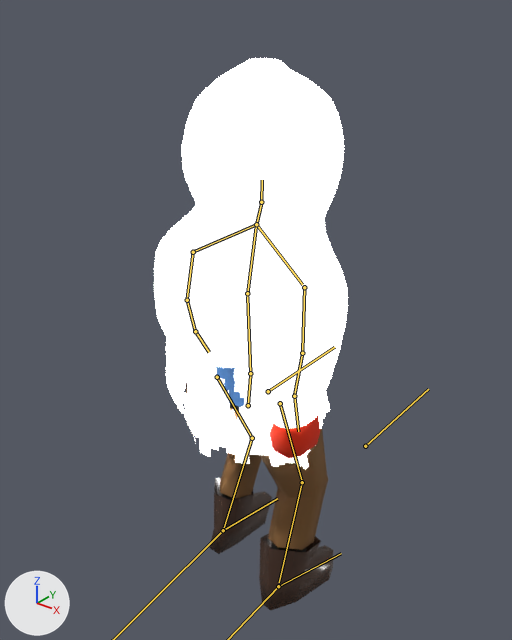
Before and after pictures for a commit that changed the glTF model imports/v1.gltf.
The view is the same before and after, from a 50 mm camera at (1.98, -2.27, 3.14) aimed at (-0.05, 0.27, 1.56). Every picture has the same lights, and +X, +Y and +Z are marked at lower left. Both versions are drawn at frame 6 of the action 'dashingLanding'; the numbers are the values there. The bones that bend it are drawn over the model as lines.

The first picture shows 'Body', 'Boots', 'Gloves', 'Pants', 'Shirt', 'Veil'.
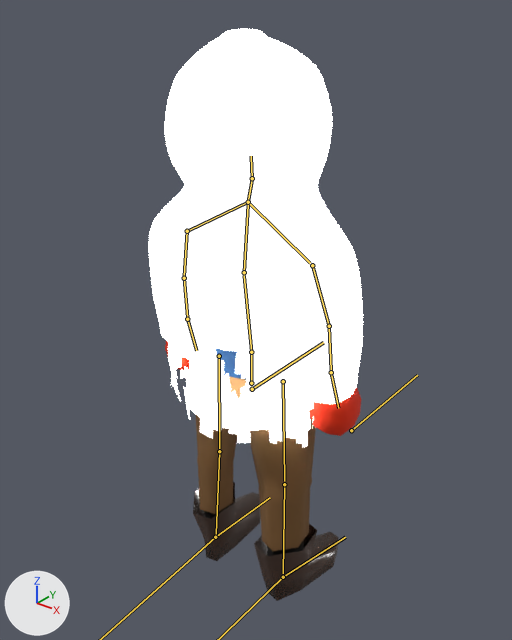
Diff of the bpy script that builds the scene:
```diff
--- a/imports/v1.gltf.py
+++ b/imports/v1.gltf.py
@@ bone_root @@
 bone_root = bpy.data.objects['Armature'].pose.bones['Root']
-bone_root.location = (0.0, -0.116, 0.031)
-bone_root.rotation_quaternion = (0.998, 0.064, 0.0, 0.0)  # degrees (7, 0, 0)
+bone_root.location = (0.0, 0.0, 0.062)
+bone_root.rotation_quaternion = (1.0, 0.0, 0.0, 0.0)  # degrees (0, 0, 0)
@@ bone_torso @@
 bone_torso = bpy.data.objects['Armature'].pose.bones['Torso']  # child of 'Root'
-bone_torso.rotation_quaternion = (0.998, -0.064, 0.0, 0.0)  # degrees (-7, 0, 0)
+bone_torso.rotation_quaternion = (0.999, -0.038, 0.0, 0.0)  # degrees (-4, 0, 0)
@@ bone_chest @@
 bone_chest = bpy.data.objects['Armature'].pose.bones['Chest']  # child of 'Torso'
-bone_chest.rotation_quaternion = (0.995, 0.099, 0.0, 0.0)  # degrees (11, 0, 0)
+bone_chest.rotation_quaternion = (0.996, 0.089, 0.0, 0.0)  # degrees (10, 0, 0)
@@ bone_head @@
 bone_head = bpy.data.objects['Armature'].pose.bones['Head']  # child of 'Neck'
-bone_head.rotation_quaternion = (0.997, -0.08, 0.0, -0.005)  # degrees (-9, 0, -1)
+bone_head.rotation_quaternion = (0.996, -0.089, -0.014, -0.004)  # degrees (-10, -2, 0)
@@ bone_arm1_l @@
 bone_arm1_l = bpy.data.objects['Armature'].pose.bones['Arm1.L']  # child of 'Shoulder.L'
-bone_arm1_l.rotation_quaternion = (0.862, -0.015, -0.007, -0.506)  # degrees (-1, -2, -61)
+bone_arm1_l.rotation_quaternion = (0.87, -0.021, -0.015, -0.492)  # degrees (-1, -3, -59)
@@ bone_arm2_l @@
 bone_arm2_l = bpy.data.objects['Armature'].pose.bones['Arm2.L']  # child of 'Arm1.L'
-bone_arm2_l.rotation_quaternion = (0.982, 0.178, -0.03, -0.05)  # degrees (21, -2, -6)
+bone_arm2_l.rotation_quaternion = (0.994, -0.003, -0.004, -0.114)  # degrees (0, -1, -13)
@@ bone_shoulder_r @@
 bone_shoulder_r = bpy.data.objects['Armature'].pose.bones['Shoulder.R']  # child of 'Chest'
-bone_shoulder_r.rotation_quaternion = (0.981, -0.062, -0.13, 0.132)  # degrees (-9, -14, 16)
+bone_shoulder_r.rotation_quaternion = (0.986, 0.022, 0.08, 0.147)  # degrees (4, 9, 17)
@@ bone_arm1_r @@
 bone_arm1_r = bpy.data.objects['Armature'].pose.bones['Arm1.R']  # child of 'Shoulder.R'
-bone_arm1_r.rotation_quaternion = (0.811, -0.002, 0.217, 0.543)  # degrees (14, 21, 70)
+bone_arm1_r.rotation_quaternion = (0.87, -0.021, 0.015, 0.492)  # degrees (-1, 3, 59)
@@ bone_arm2_r @@
 bone_arm2_r = bpy.data.objects['Armature'].pose.bones['Arm2.R']  # child of 'Arm1.R'
-bone_arm2_r.rotation_quaternion = (0.984, 0.07, -0.014, 0.166)  # degrees (8, -3, 19)
+bone_arm2_r.rotation_quaternion = (0.994, -0.003, 0.004, 0.114)  # degrees (0, 1, 13)
@@ bone_hand_r @@
 bone_hand_r = bpy.data.objects['Armature'].pose.bones['Hand.R']  # child of 'Arm2.R'
-bone_hand_r.rotation_quaternion = (0.997, 0.072, 0.026, -0.03)  # degrees (8, 3, -3)
+bone_hand_r.rotation_quaternion = (0.999, 0.053, -0.008, -0.005)  # degrees (6, -1, -1)
@@ bone_leg1_l @@
 bone_leg1_l = bpy.data.objects['Armature'].pose.bones['Leg1.L']  # child of 'Root'
-bone_leg1_l.rotation_quaternion = (-0.948, -0.294, 0.115, 0.048)  # degrees (35, -11, -9)
+bone_leg1_l.rotation_quaternion = (-0.991, -0.001, 0.137, -0.003)  # degrees (0, -16, 0)
@@ bone_leg2_l @@
 bone_leg2_l = bpy.data.objects['Armature'].pose.bones['Leg2.L']  # child of 'Leg1.L'
-bone_leg2_l.rotation_quaternion = (0.922, -0.366, 0.0, 0.127)  # degrees (-43, 5, 14)
+bone_leg2_l.rotation_quaternion = (1.0, 0.0, 0.0, 0.0)  # degrees (0, 0, 0)
@@ bone_foot_l @@
 bone_foot_l = bpy.data.objects['Armature'].pose.bones['Foot.L']  # child of 'Leg2.L'
-bone_foot_l.rotation_quaternion = (0.982, 0.129, 0.099, -0.099)  # degrees (14, 13, -10)
+bone_foot_l.rotation_quaternion = (0.996, -0.007, 0.004, -0.094)  # degrees (-1, 0, -11)
@@ bone_leg1_r @@
 bone_leg1_r = bpy.data.objects['Armature'].pose.bones['Leg1.R']  # child of 'Root'
-bone_leg1_r.rotation_quaternion = (-0.963, -0.208, -0.168, -0.033)  # degrees (26, 18, 8)
+bone_leg1_r.rotation_quaternion = (-0.991, -0.001, -0.137, 0.003)  # degrees (0, 16, 0)
@@ bone_leg2_r @@
 bone_leg2_r = bpy.data.objects['Armature'].pose.bones['Leg2.R']  # child of 'Leg1.R'
-bone_leg2_r.rotation_quaternion = (0.953, -0.288, 0.0, -0.1)  # degrees (-33, -3, -11)
+bone_leg2_r.rotation_quaternion = (1.0, 0.0, 0.0, 0.0)  # degrees (0, 0, 0)
@@ bone_foot_r @@
 bone_foot_r = bpy.data.objects['Armature'].pose.bones['Foot.R']  # child of 'Leg2.R'
-bone_foot_r.rotation_quaternion = (0.985, 0.113, -0.037, 0.129)  # degrees (12, -6, 14)
+bone_foot_r.rotation_quaternion = (0.996, -0.007, -0.004, 0.094)  # degrees (-1, 0, 11)
```

Changed parts and their boxes [x1, y1, x2, y2] in the pictures (512 x 640 px):
'Veil', posed (10% wider): before [154, 58, 348, 469]; after [149, 29, 363, 447]
'Pants', posed (16% narrower): before [185, 383, 328, 550]; after [196, 377, 316, 551]
'Boots', posed (18% wider, 11% shorter): before [210, 477, 334, 611]; after [193, 482, 339, 601]
'Gloves', posed: before [269, 414, 320, 459]; after [165, 340, 361, 436]
'Shirt', posed: before [187, 366, 245, 407]; after [216, 348, 247, 380]
'Body', posed: before [222, 403, 307, 552]; after [204, 505, 304, 556]
bone 'Root', root to tip: before (248, 405) to (250, 375); after (251, 383) to (251, 353)
bone 'Torso', root to tip: before (250, 373) to (247, 296); after (251, 352) to (244, 275)
bone 'Chest', root to tip: before (247, 293) to (256, 227); after (244, 272) to (248, 204)
bone 'Head', root to tip: before (261, 202) to (262, 180); after (252, 178) to (251, 156)
bone 'Arm1.L', root to tip: before (193, 252) to (187, 298); after (187, 231) to (184, 276)
bone 'Arm2.L', root to tip: before (187, 300) to (195, 330); after (184, 278) to (187, 317)
bone 'Shoulder.R', root to tip: before (256, 224) to (302, 284); after (248, 202) to (310, 263)
bone 'Arm1.R', root to tip: before (304, 287) to (302, 350); after (312, 265) to (328, 324)
bone 'Arm2.R', root to tip: before (302, 353) to (294, 394); after (329, 326) to (331, 370)
bone 'Hand.R', root to tip: before (294, 396) to (298, 431); after (331, 372) to (338, 408)
bone 'Leg1.L', root to tip: before (217, 377) to (251, 436); after (219, 356) to (219, 448)
bone 'Leg2.L', root to tip: before (252, 438) to (224, 527); after (219, 451) to (216, 534)
bone 'Foot.L', root to tip: before (223, 530) to (277, 498); after (215, 537) to (270, 497)
bone 'Leg1.R', root to tip: before (280, 403) to (301, 479); after (283, 381) to (284, 481)
bone 'Leg2.R', root to tip: before (302, 482) to (279, 582); after (284, 484) to (283, 573)
bone 'Foot.R', root to tip: before (278, 586) to (341, 553); after (283, 577) to (345, 537)
